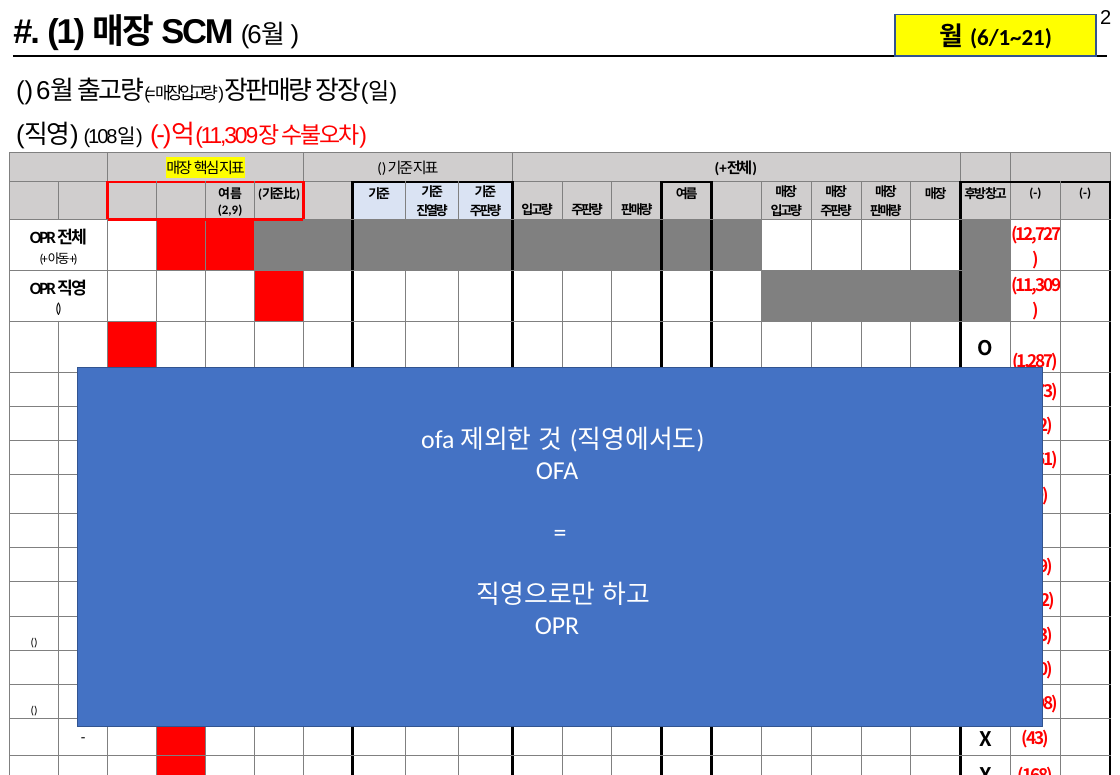
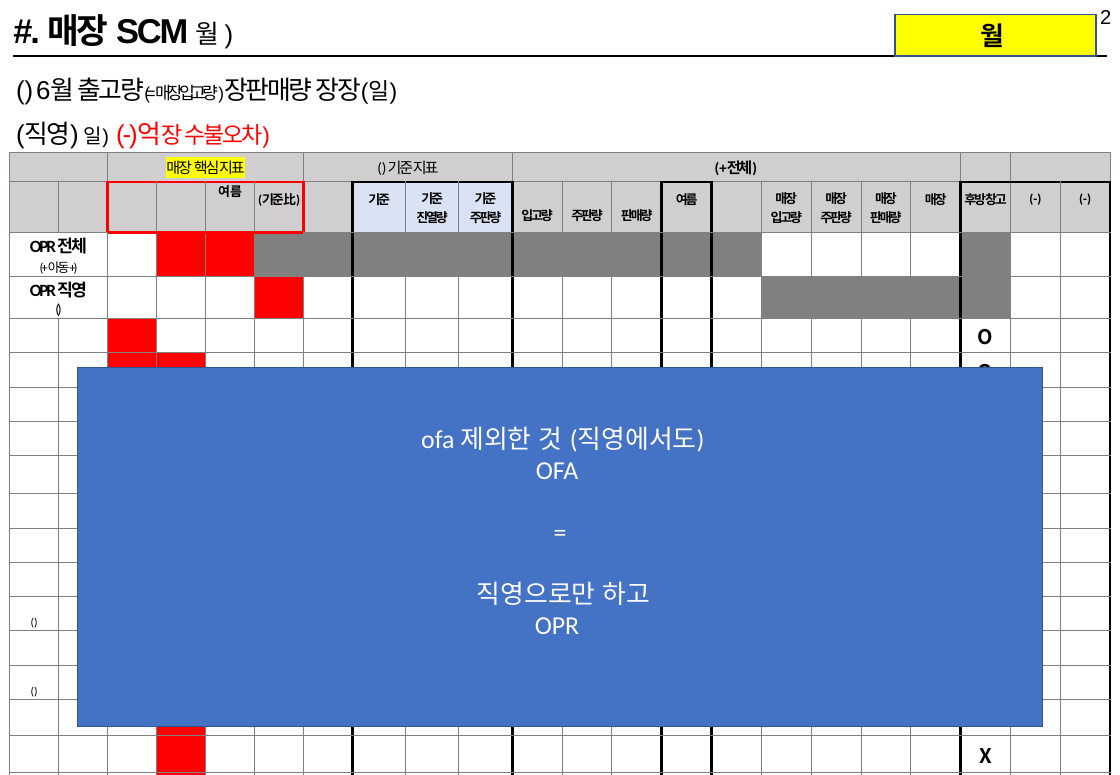
Before and after one commit to ohdongko-cloud/OPR_Logistic_dashboard, a slide deck: slide 2 of assets/ppt-template.pptx. Drawn at 1120x775 pixels with LibreOffice and Linux fonts; fonts in the diff are those of the drawing. Boxes give left, top, right and bottom in pixels: in the first picture for what was removed or moved away, otherwise in the second. Text is boxed around its words. In the diff, an @@ line names an element or a change of style, - is before the commit and + after.

```diff
--- a/assets/ppt-template.pptx
+++ b/assets/ppt-template.pptx
@@ text at (x1=47, y1=14, x2=220, y2=46): text changed @@
-#. (1) 매장 SCM (6월 )
+#. 매장 SCM 월 )
@@ text in rectangle at (x1=980, y1=23, x2=1004, y2=47): text changed; size 16 to 18 pt @@
-월 (6/1~21)
+월
@@ text at (x1=16, y1=122, x2=271, y2=149): text changed; size 16 to 18 pt @@
-(직영) (108일) (-)억(11,309장 수불오차)
+(직영) 일) (-)억장 수불오차)
@@ table at (x1=9, y1=153, x2=1104, y2=770) @@
-row 2, column 5: 여름 / (2,9)
+row 2, column 5: 여름
-row 3, column 21: (12,727)
+row 3, column 21: 
-row 4, column 21: (11,309)
+row 4, column 21: 
-row 5, column 21: (1,287)
+row 5, column 21: 
-row 6, column 21: (3,173)
+row 6, column 21: 
-row 7, column 21: (552)
+row 7, column 21: 
-row 8, column 21: (1,461)
+row 8, column 21: 
-row 9, column 21: (89)
+row 9, column 21: 
-row 10, column 21: (6)
+row 10, column 21: 
-row 11, column 21: (289)
+row 11, column 21: 
-row 12, column 21: (322)
+row 12, column 21: 
-row 13, column 21: (203)
+row 13, column 21: 
-row 14, column 21: (430)
+row 14, column 21: 
-row 15, column 21: (3,198)
+row 15, column 21: 
-row 16, column 21: (43)
+row 16, column 21: 
-row 17, column 21: (168)
+row 17, column 21: 
-row 18, column 21: (88)
+row 18, column 21: 
```
Also in this commit, not shown: 4 other slides changed, 2 other files.
